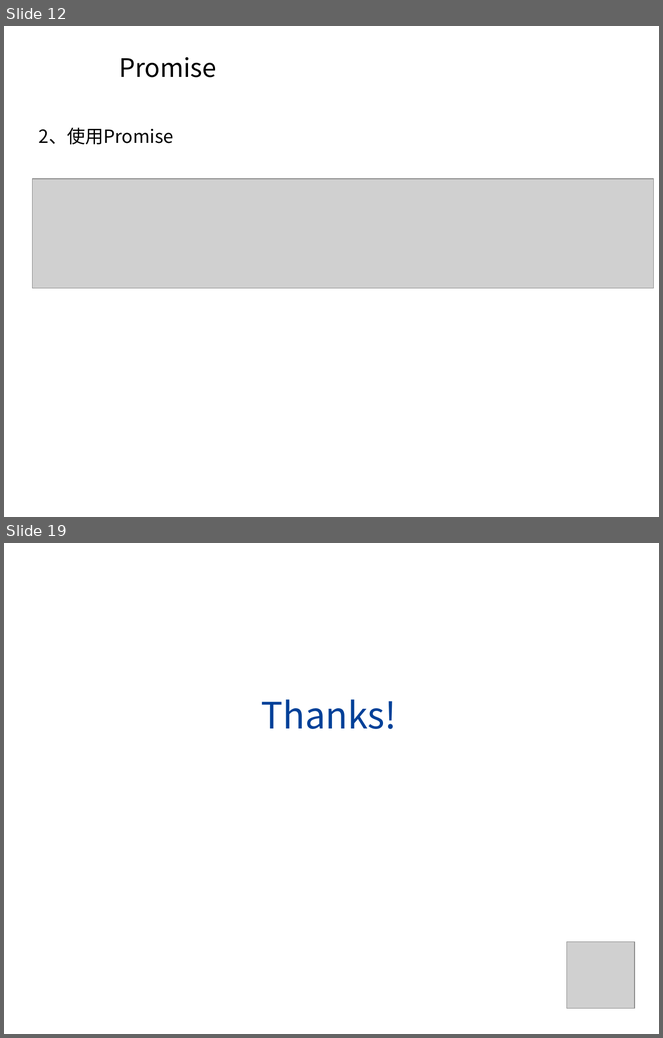
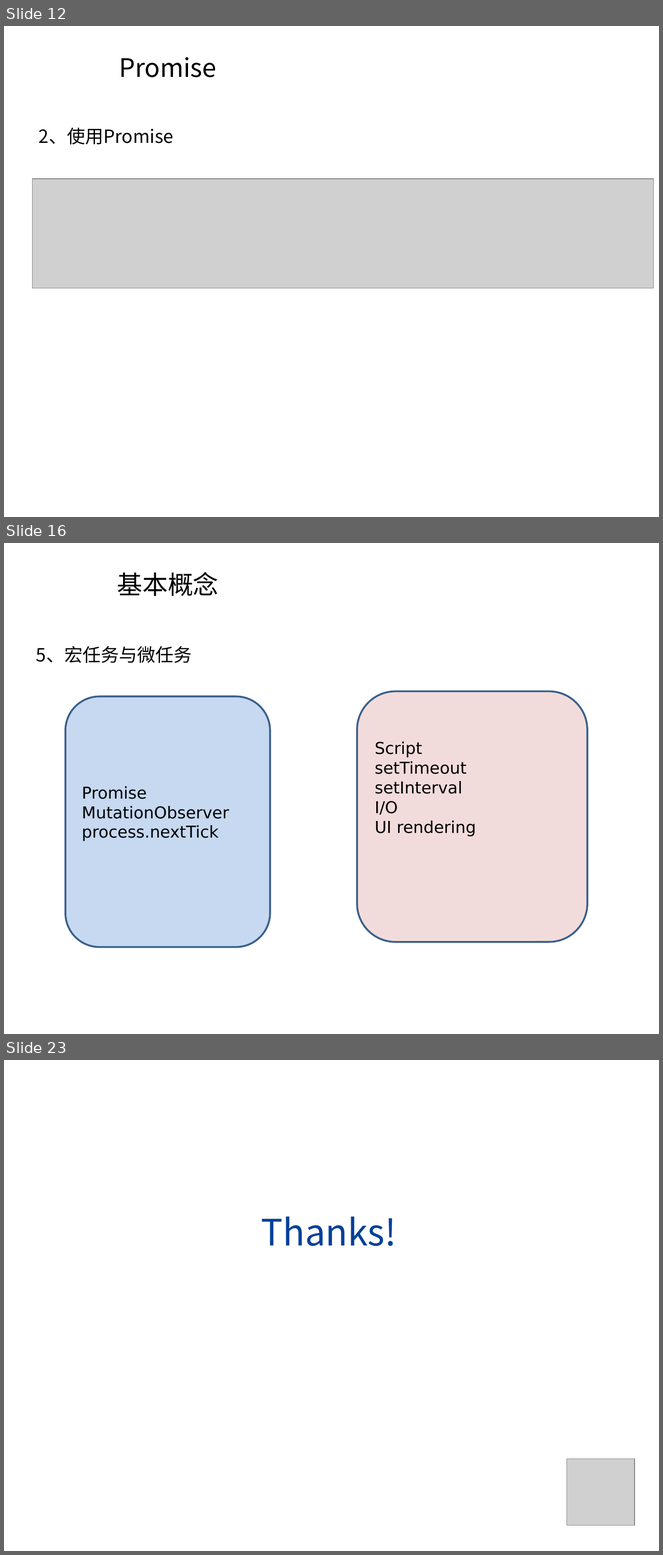
Before and after one commit to longamg/homework001, a slide deck: 0920-PPT/基于ES6的异步专题.pptx. Shown one above the other, each under a label of ours: slides 12 and 19 before the commit, slides 12, 16 and 23 after it; the slides between them are not shown. The pictures are 663x1038 and 663x1555 pixels, drawn with LibreOffice and Linux fonts; fonts in the diff are those of the drawing; grey boxes stand for pictures; background and template pictures are left out. Boxes give left, top, right and bottom in pixels: in the first picture for what was removed or moved away, otherwise in the second. Text is boxed around its words. In the diff, an @@ line names an element or a change of style, - is before the commit and + after.

```diff
--- a/0920-PPT/基于ES6的异步专题.pptx
+++ b/0920-PPT/基于ES6的异步专题.pptx
@@ slide 16 added at box(4, 543, 659, 1034), background picture (left out) @@
@@ title added at box(117, 572, 219, 596), 28 pt, text #000000 @@
+基本概念
@@ text added at box(36, 646, 192, 663), 20 pt, text #000000 @@
+5、宏任务与微任务
@@ rounded rectangle added at box(65, 696, 271, 947), fill #C6D9F1, outline #3A5F8C 2 pt, 18 pt, text #000000 @@
+Promise
+MutationObserver
+process.nextTick
@@ rounded rectangle added at box(357, 692, 588, 943), fill #F2DCDB, outline #3A5F8C 2 pt, 18 pt, text #000000 @@
+Script
+setTimeout
+setInterval
+I/O
+UI rendering
@@ what was slide 19 is now slide 23 @@
```
Also in this commit, not shown: 12 slides changed, 4 other slides added, 1 slide removed, 10 other files.
